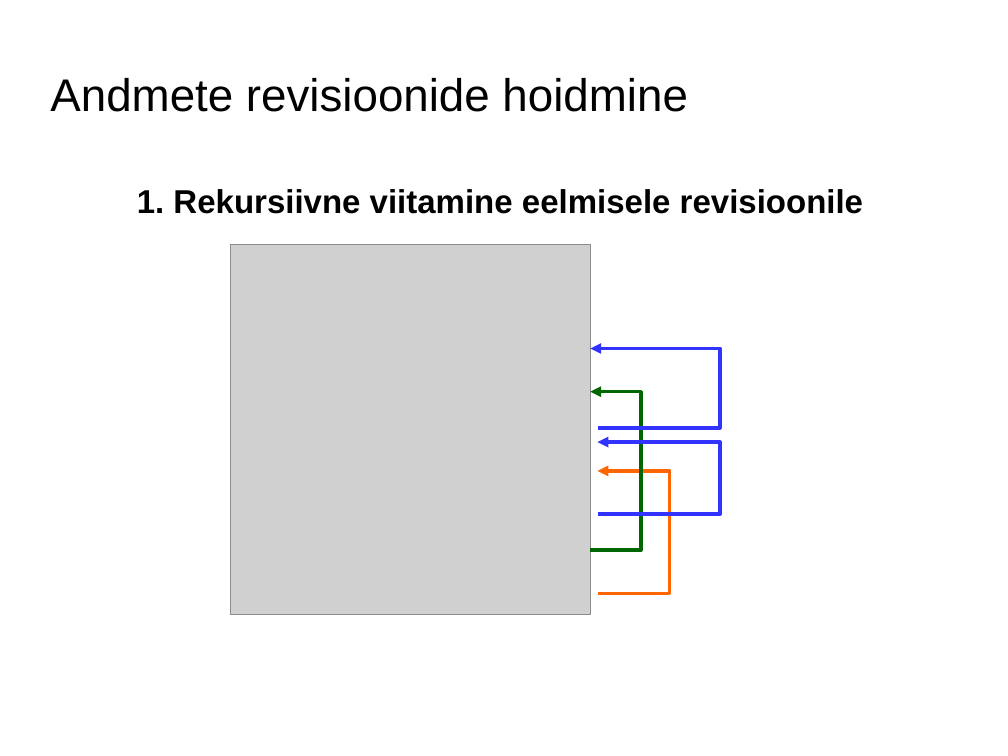
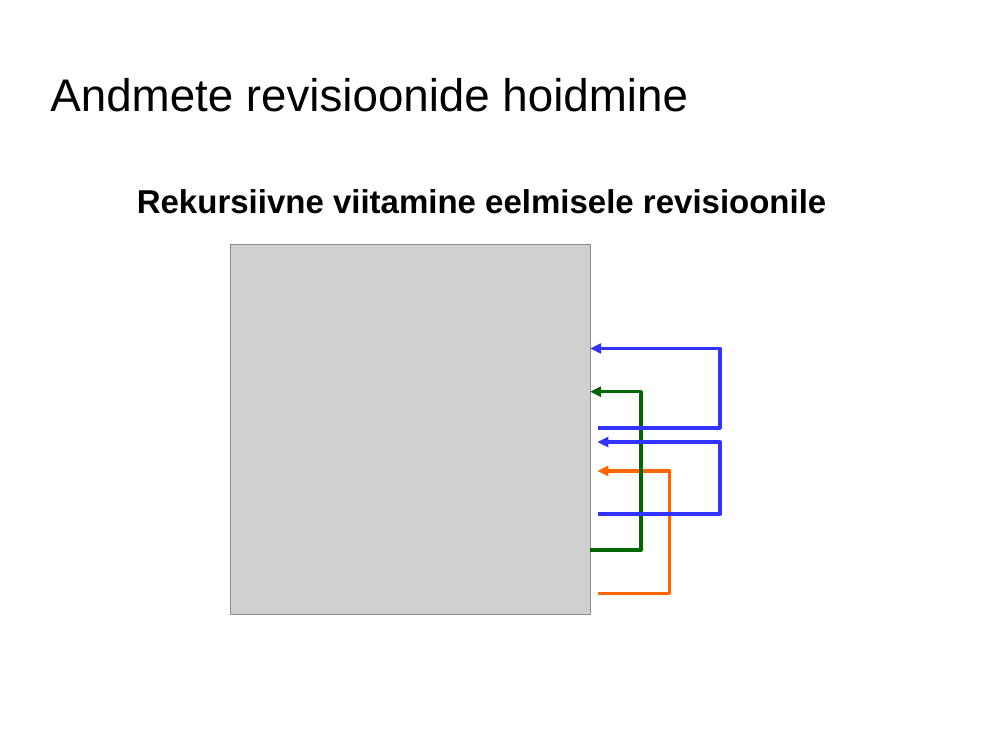
Before and after one commit to keijokapp/loputoo, a slide deck: slide 9 of Lõputöö esitlus.odp. Drawn at 1008x756 pixels with LibreOffice and Linux fonts; fonts in the diff are those of the drawing; grey boxes stand for pictures; background and template pictures are left out. Boxes give left, top, right and bottom in pixels: in the first picture for what was removed or moved away, otherwise in the second. Text is boxed around its words. In the diff, an @@ line names an element or a change of style, - is before the commit and + after.

```diff
--- a/Lõputöö esitlus.odp
+++ b/Lõputöö esitlus.odp
@@ text at <box>137,189,826,214</box>: text changed @@
-  1. Rekursiivne viitamine eelmisele revisioonile
+  Rekursiivne viitamine eelmisele revisioonile
```
Also in this commit, not shown: 4 other slides changed, 11 other files.
